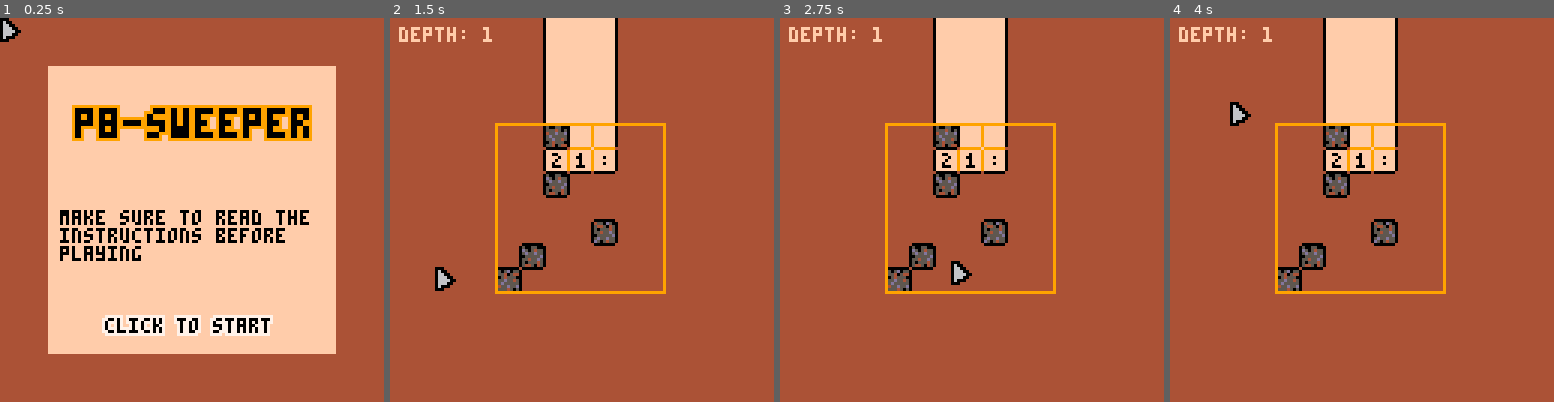
Above: before the commit, frames 1-4 (left to right).
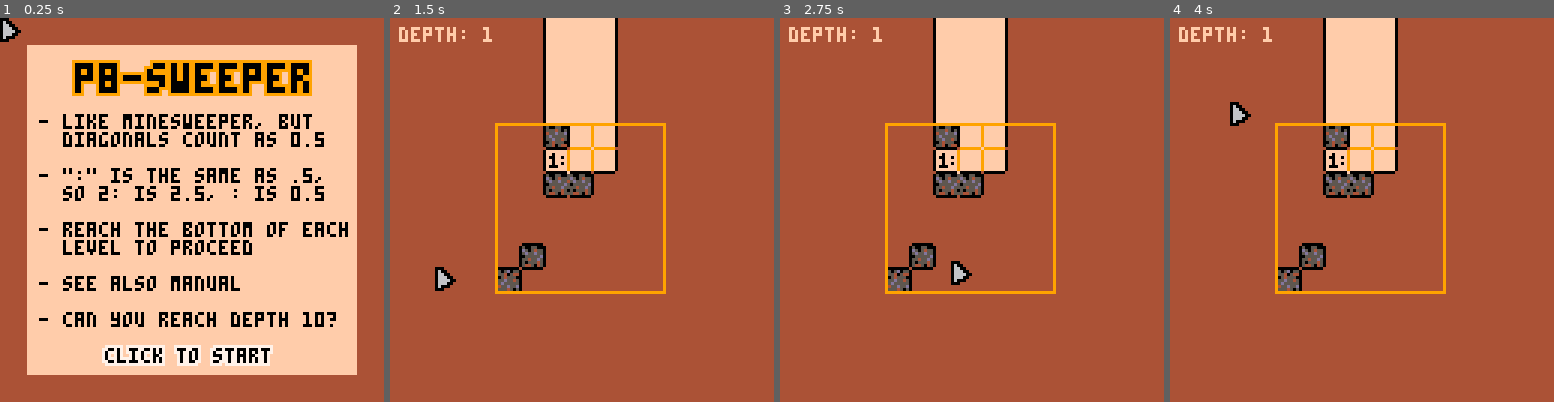
Above: after the commit, the same moments.

Repository: zommerfelds/ldjam57-p8sweeper
Game: PICO-8 cartridge p8sweeper.p8
The game is run twice, just before and just after one commit, with the same random seed, the same clock (stepped at 60 frames per second) and the same inputs.
Inputs (mouse positions are in pixels of both pictures, inside the frame that each line leads up to):
- Up to frame 1 (0.25 s): no input
- Up to frame 2 (1.5 s): click (670, 121) at 0.67 s; click (436, 267) at 1.22 s
- Up to frame 3 (2.75 s): click (887, 114) at 1.77 s; click (952, 259) at 2.32 s
- Up to frame 4 (4 s): click (1404, 106) at 2.87 s; click (1465, 256) at 3.42 s; click (1231, 102) at 3.97 s

The runs differ from the first frame. In frame 1, 36% of the frame differs, in the area x 7-93%, y 7-93%; in frame 2, 0.9%; in frame 3, 0.9%; in frame 4, 0.9%.

Commit message:
Instructions in home screen

Diff:
--- a/generator.lua
+++ b/generator.lua
@@ -125,7 +125,7 @@
 
     reset_grid()
     find_random_path(grid)
-    place_random_mines(grid, GRID_WIDTH * GRID_HEIGHT * 0.26)
+    place_random_mines(grid, GRID_WIDTH * GRID_HEIGHT * ((level / 9) * 0.11 + 0.15))
     place_random_solids(grid, GRID_WIDTH * GRID_HEIGHT * 0.12)
     neighbor_counts = calculate_neighbors(grid)
 end
--- a/scene_menu.lua
+++ b/scene_menu.lua
@@ -3,7 +3,7 @@
     local mx, my = stat(32), stat(33)
 
     -- Check if the mouse is clicked within the menu area
-    if mouse_state == 1 and mx >= 16 and mx <= 111 and my >= 16 and my <= 111 then
+    if mouse_state == 1 then
         scene = SCENE_LEVEL
         init_level()
     end
@@ -12,8 +12,18 @@
 function draw_menu()
     cls(1)
     rectfill(0, 0, 127, 127, 4)
-    rectfill(16, 16, 111, 111, 15)
-    obprint("p8-sweeper", 25, 30, 0, 9, 2)
-    print("make sure to read the\ninstructions before\nplaying", 20, 64, 0)
-    obprint("click to start", 35, 100, 0, 7, 1)
+    rectfill(9, 9, 118, 118, 15)
+    obprint("p8-sweeper", 25, 15, 0, 9, 2)
+    print(
+        ""
+                .. "- like minesweeper, but\n  diagonals count as 0.5\n\n"
+                .. "- \":\" is the same as .5,\n  so 2: is 2.5, : is 0.5\n\n"
+                .. "- reach the bottom of each\n  level to proceed\n\n"
+                .. "- see also manual\n\n"
+                .. "- can you reach depth 10?\n\n",
+        13, 32, 0
+    )
+    --print("\":\" is the same as .5,\nso 2: means 2.5", 16, 66, 0)
+    --print("see also manual", 16, 86, 0)
+    obprint("click to start", 35, 110, 0, 7, 1)
 end
